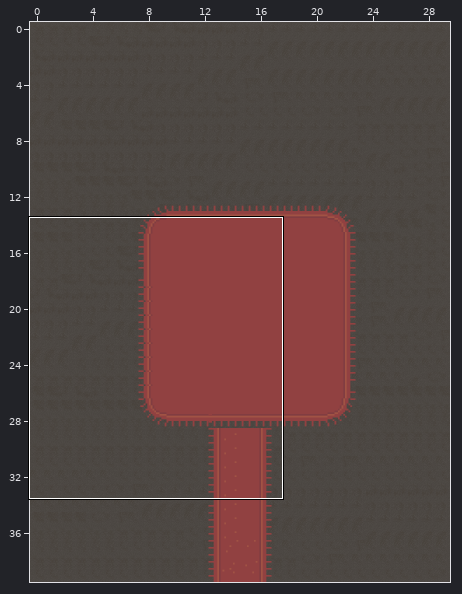
Tiled map, stored at maps/test-map-4.tmx. Above: a wide view before the commit, with the close-up outlined.
Close-up. The starting point:
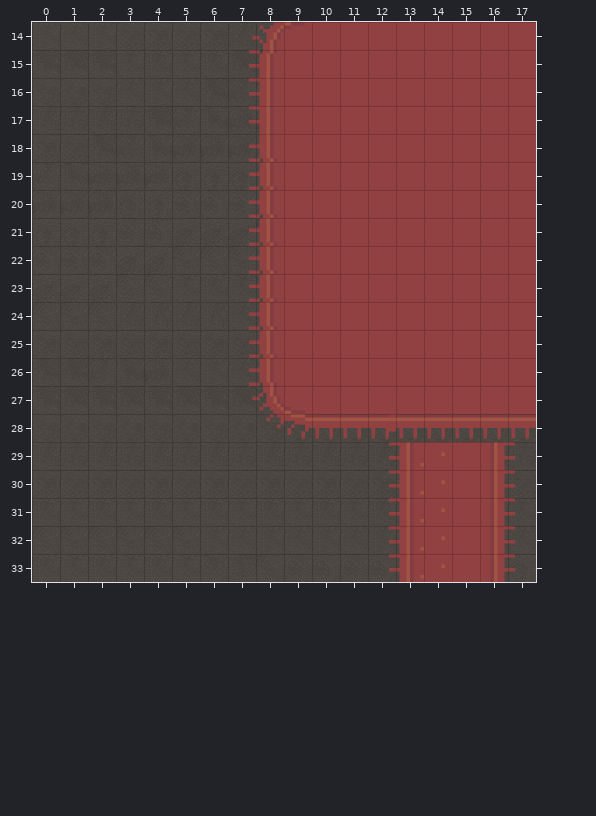
Cells are 32x32 px. Shown: x 0..17, y 14..33. The commit also changed other parts of the map, which this record leaves out.
Once edited:
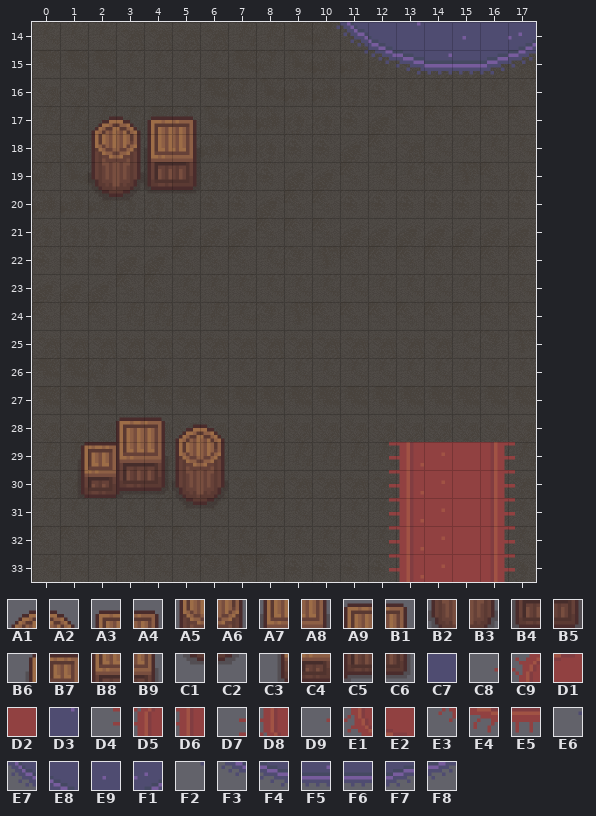
Key: from "Interior": A1 188, A2 189, A3 190, A4 191, A5 216, A6 217, A7 218, A8 219, A9 234, B1 235, B2 244, B3 245, B4 246, B5 247, B6 260, B7 261, B8 262, B9 263, C1 272, C2 273, C3 288, C4 289, C5 290, C6 291, C7 961, C8 969, C9 970, D1 971, D2 972, D3 989, D4 997, D5 998, D6 1026, D7 1081, D8 1082, D9 1109, E1 1110, E2 1111, E3 1138, E4 1139, E5 1140, E6 1152, E7 1153, E8 1154, E9 1157, F1 1159, F2 1181, F3 1182, F4 1183, F5 1184, F6 1185, F7 1186, F8 1187.
__ is an empty cell.
Diff:
Layer "Back walls":
There is now tile A1 in row 17 at x 2.
There is now tile A2 in row 17 at x 3.
There is now tile A3 in row 17 at x 4.
There is now tile A4 in row 17 at x 5.
There is now tile A5 in row 18 at x 2.
There is now tile A6 in row 18 at x 3.
There is now tile A7 in row 18 at x 4.
There is now tile A8 in row 18 at x 5.
There is now tile B2 in row 19 at x 2.
There is now tile B3 in row 19 at x 3.
There is now tile B4 in row 19 at x 4.
There is now tile B5 in row 19 at x 5.
There is now tile C1 in row 20 at x 2.
There is now tile C2 in row 20 at x 3.
Layer "Details":
Tile C8 is gone in row 14 at x 7.
Tile C9 is gone in row 14 at x 8.
Tile D1 is gone in row 14 at x 9.
Tile D2 is gone in row 14 at x 10 to 17; in rows 15 to 26 at x 9 to 17; in row 27 at x 10 to 17.
Tile D4 is gone in rows 15 to 17 at x 7.
Tile D5 is gone in row 15 at x 8.
Tile D6 is gone in rows 16 to 17 at x 8.
Tile D7 is gone in rows 18 to 26 at x 7.
Tile D8 is gone in rows 18 to 26 at x 8.
Tile D9 is gone in row 27 at x 7.
Tile E1 is gone in row 27 at x 8.
Tile E2 is gone in row 27 at x 9.
Tile E3 is gone in row 28 at x 8.
Tile E4 is gone in row 28 at x 9.
Tile E5 is gone in row 28 at x 10 to 17.
Layer "Another details":
There is now tile A1 in row 28 at x 5.
There is now tile A2 in row 28 at x 6.
There is now tile A5 in row 29 at x 5.
There is now tile A6 in row 29 at x 6.
There is now tile A9 in row 28 at x 3.
There is now tile B1 in row 28 at x 4.
There is now tile B2 in row 30 at x 5.
There is now tile B3 in row 30 at x 6.
There is now tile B6 in row 29 at x 1.
There is now tile B7 in row 29 at x 2.
There is now tile B8 in row 29 at x 3.
There is now tile B9 in row 29 at x 4.
There is now tile C1 in row 31 at x 5.
There is now tile C2 in row 31 at x 6.
There is now tile C3 in row 30 at x 1.
There is now tile C4 in row 30 at x 2.
There is now tile C5 in row 30 at x 3.
There is now tile C6 in row 30 at x 4.
There is now tile C7 in row 14 at x 14 and 16.
There is now tile D3 in row 14 at x 13.
There is now tile E6 in row 14 at x 10.
There is now tile E7 in row 14 at x 11.
There is now tile E8 in row 14 at x 12.
There is now tile E9 in row 14 at x 15.
There is now tile F1 in row 14 at x 17.
There is now tile F2 in row 15 at x 11.
There is now tile F3 in row 15 at x 12.
There is now tile F4 in row 15 at x 13.
There is now tile F5 in row 15 at x 14.
There is now tile F6 in row 15 at x 15.
There is now tile F7 in row 15 at x 16.
There is now tile F8 in row 15 at x 17.
Tile D4 is gone in row 28 at x 12.
Boxes around the changes in both close-ups, in picture pixels (x1, y1, x2, y2):
changed: (78, 22, 536, 508)
